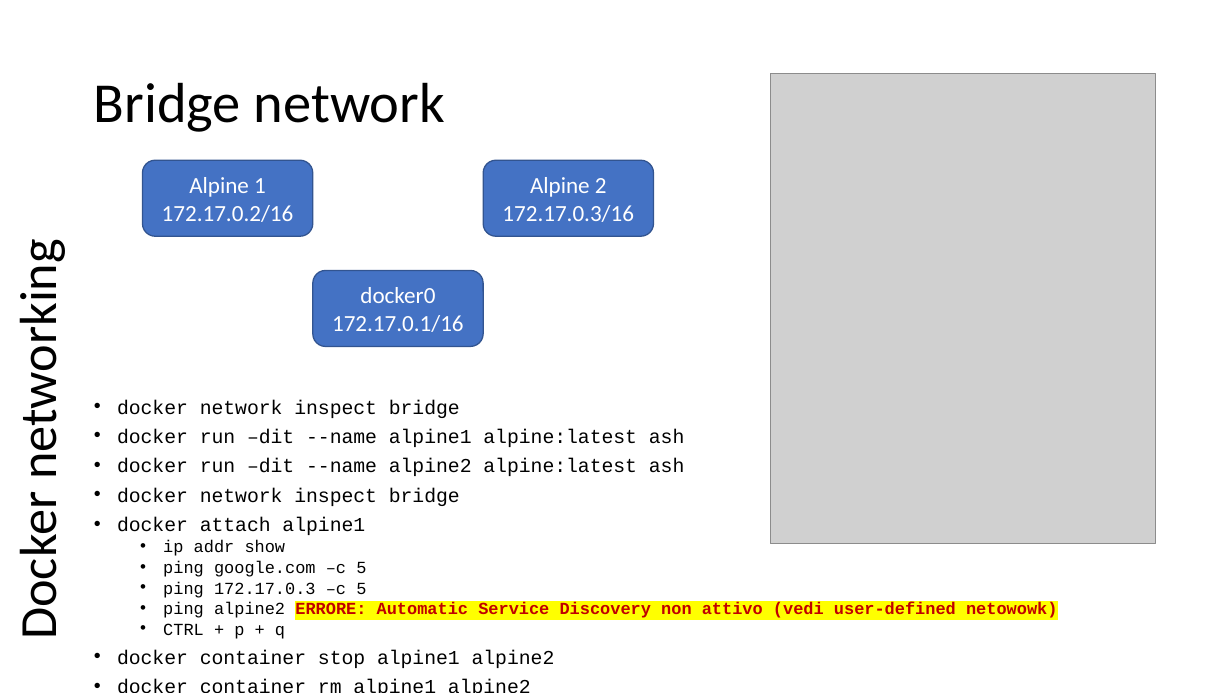
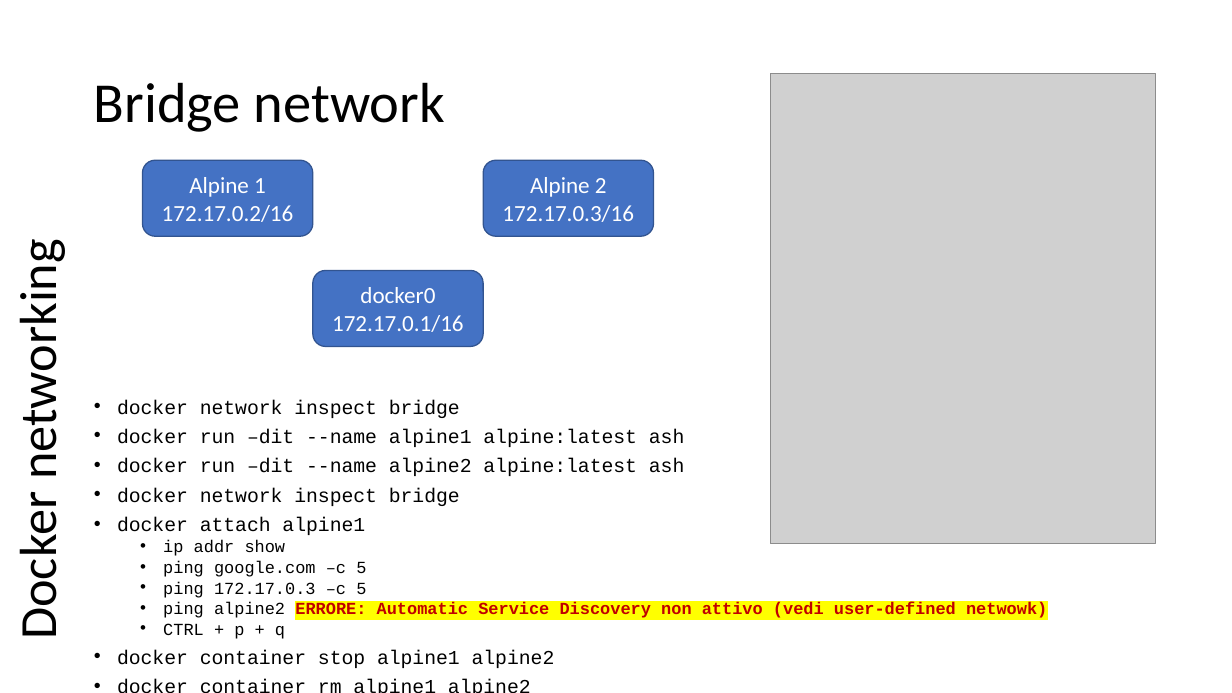
Before and after one commit to scastagnoli/academySisal, a slide deck: slide 17 of docker.pptx. Drawn at 1232x693 pixels with LibreOffice and Linux fonts; fonts in the diff are those of the drawing; grey boxes stand for pictures. Boxes give left, top, right and bottom in pixels: in the first picture for what was removed or moved away, otherwise in the second. Text is boxed around its words. In the diff, an @@ line names an element or a change of style, - is before the commit and + after.

```diff
--- a/docker.pptx
+++ b/docker.pptx
@@ text at [163, 602, 1047, 618]: text changed @@
-  • ping alpine2 ERRORE: Automatic Service Discovery non attivo (vedi user-defined netowowk)
+  • ping alpine2 ERRORE: Automatic Service Discovery non attivo (vedi user-defined netwowk)
```
Also in this commit, not shown: 2 other slides changed, 1 other file.
